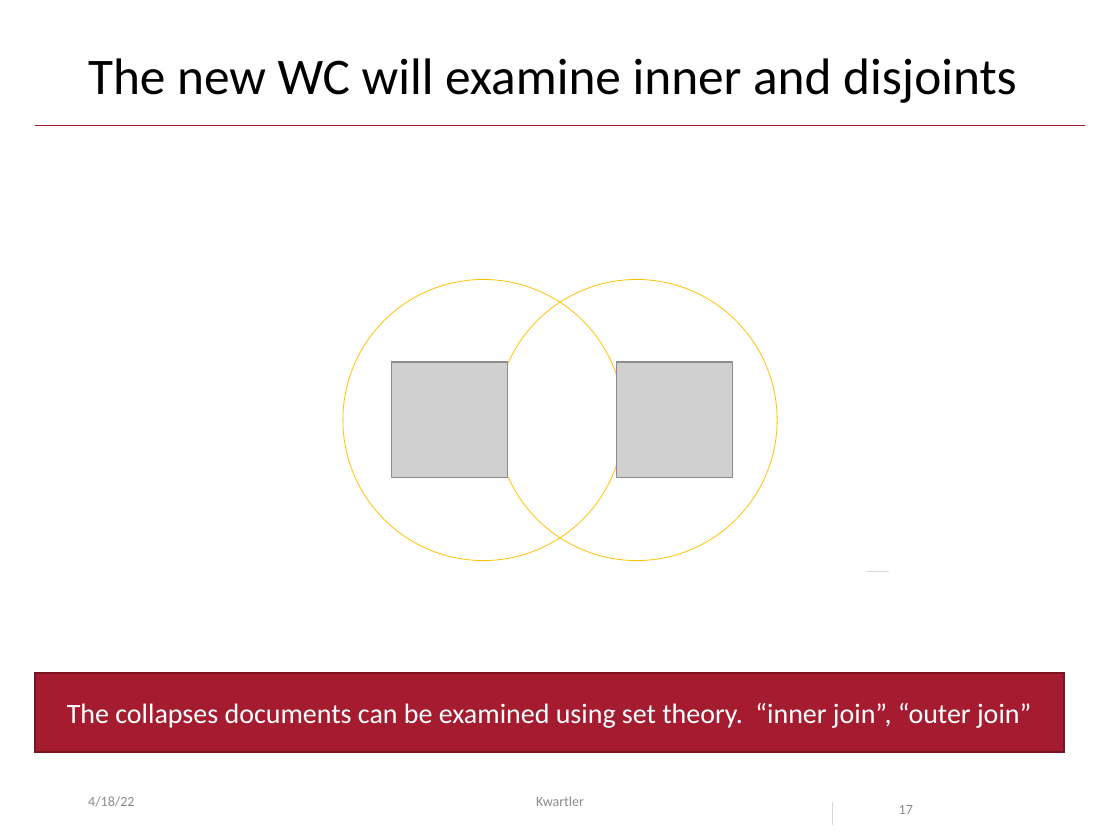
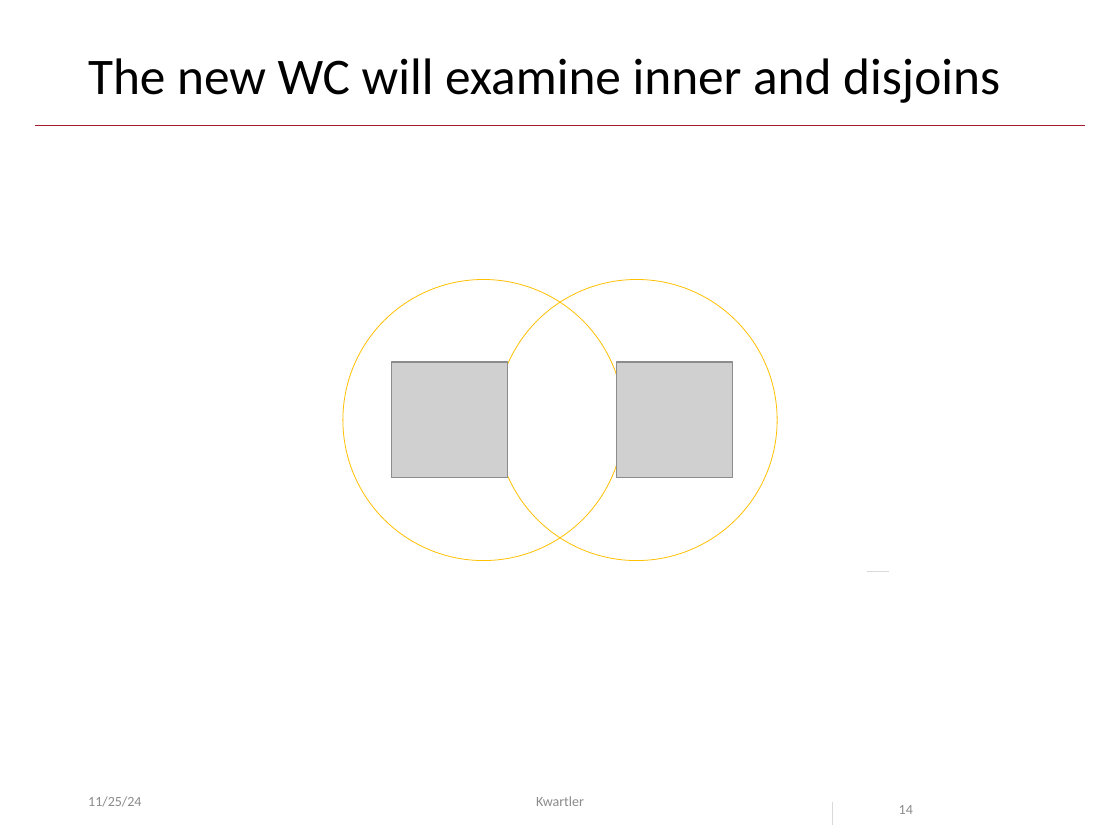
Before and after one commit to kwartler/Harvard_DataMining_Business_Student, a slide deck: slide 14 of Lessons/K_Text_Mining_2/B_wordClouds_revisited.pptx (slide 17 before the commit). Drawn at 1120x840 pixels with LibreOffice and Linux fonts; fonts in the diff are those of the drawing; grey boxes stand for pictures; background and template pictures are left out. Boxes give left, top, right and bottom in pixels: in the first picture for what was removed or moved away, otherwise in the second. Text is boxed around its words. In the diff, an @@ line names an element or a change of style, - is before the commit and + after.

```diff
--- a/Lessons/K_Text_Mining_2/B_wordClouds_revisited.pptx
+++ b/Lessons/K_Text_Mining_2/B_wordClouds_revisited.pptx
@@ title at (88, 58, 1000, 103): text changed @@
-The new WC will examine inner and disjoints
+The new WC will examine inner and disjoins
@@ rectangle removed at (36, 673, 1064, 753) @@
-The collapses documents can be examined using set theory. “inner join”, “outer join”
@@ text at (88, 796, 141, 807): text changed @@
-4/18/22
+11/25/24
@@ page number at (899, 805, 913, 814): text changed @@
-17
+14
```
Also in this commit, not shown: 22 other slides changed, 4 slides removed, 5 other files.
